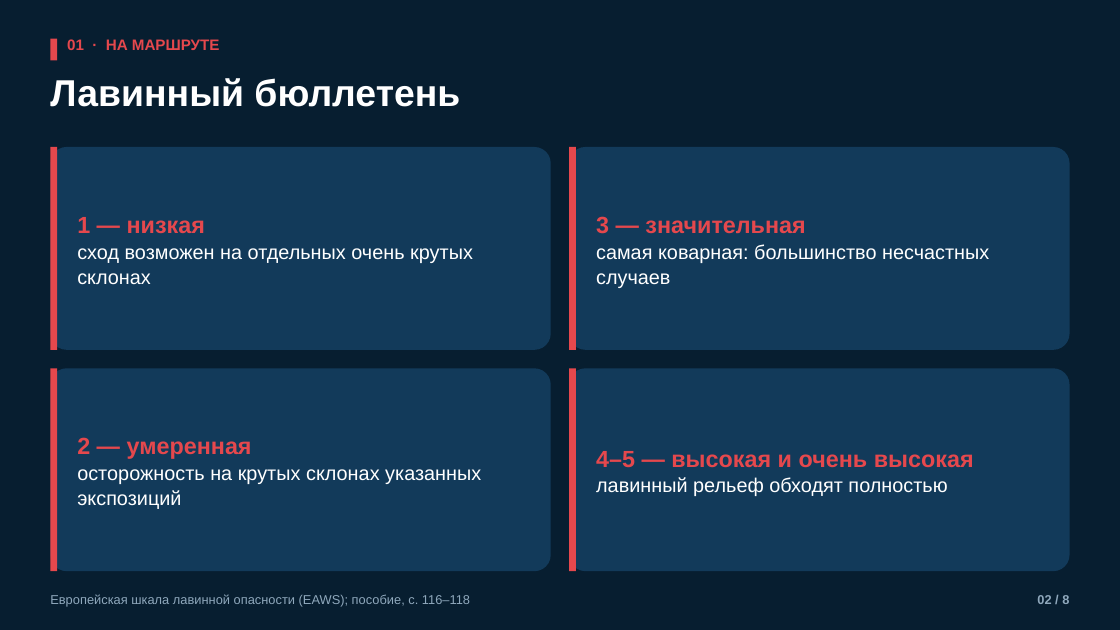
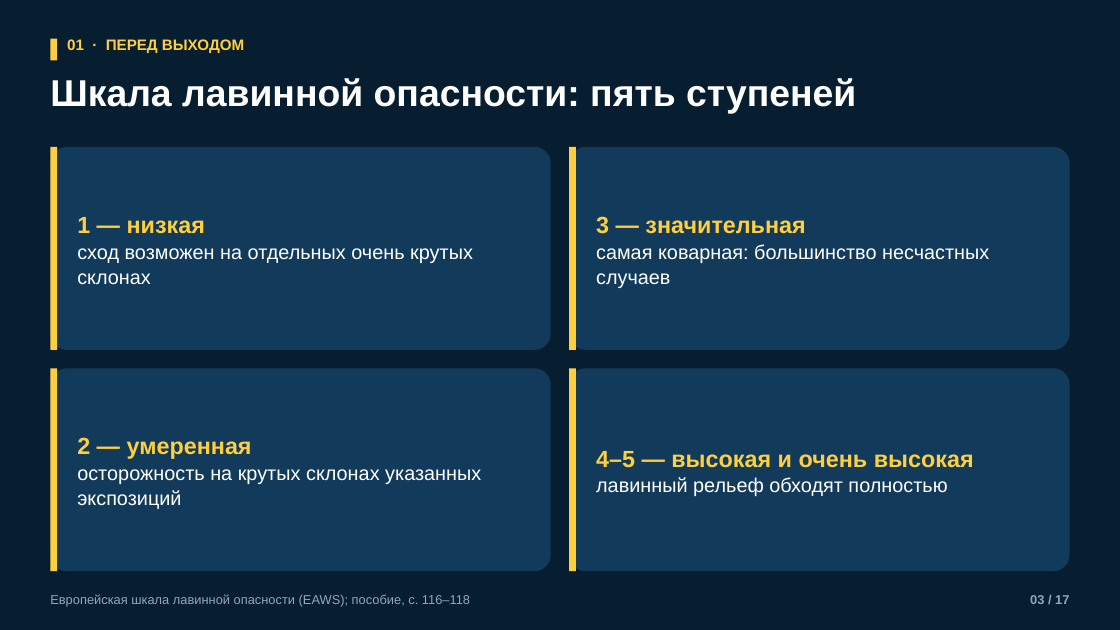
Before and after one commit to kirill54/far-education, a slide deck: slide 3 of presentations/lessons/M10-3_na-lavinoopasnom-marshrute.pptx (slide 2 before the commit). Drawn at 1120x630 pixels with LibreOffice and Linux fonts; fonts in the diff are those of the drawing. Boxes give left, top, right and bottom in pixels: in the first picture for what was removed or moved away, otherwise in the second. Text is boxed around its words. In the diff, an @@ line names an element or a change of style, - is before the commit and + after.

```diff
--- a/presentations/lessons/M10-3_na-lavinoopasnom-marshrute.pptx
+++ b/presentations/lessons/M10-3_na-lavinoopasnom-marshrute.pptx
@@ text at (67, 39, 244, 53): text changed; text colour #E5484D to #FFCF3F @@
-01 · НА МАРШРУТЕ
+01 · ПЕРЕД ВЫХОДОМ
@@ text at (50, 78, 856, 113): text changed @@
-Лавинный бюллетень
+Шкала лавинной опасности: пять ступеней
@@ text at (77, 217, 205, 234): text colour #E5484D to #FFCF3F in "1 — низкая" @@
@@ text at (596, 216, 805, 234): text colour #E5484D to #FFCF3F in "3 — значительная" @@
@@ fill #E5484D to #FFCF3F in 5 elements at (50, 39, 57, 60), (50, 147, 57, 350), (50, 368, 57, 571), (570, 147, 576, 350), (570, 368, 576, 571) @@
@@ text at (77, 437, 252, 459): text colour #E5484D to #FFCF3F in "2 — умеренная" @@
@@ text at (596, 451, 974, 468): text colour #E5484D to #FFCF3F in "4–5 — высокая и очень высокая" @@
@@ text at (1030, 595, 1069, 604): text changed @@
-02 / 8
+03 / 17
```
Also in this commit, not shown: 7 other slides changed, 9 slides added, 32 other files.
